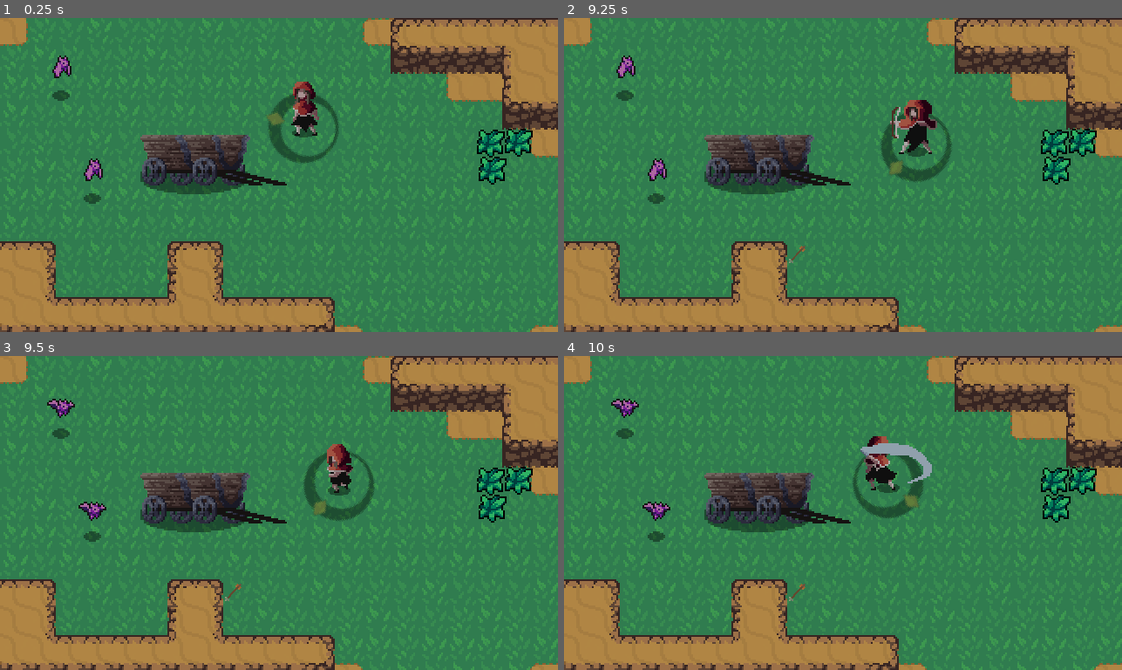
Above: before the commit, frames 1-4 (two rows, left to right).
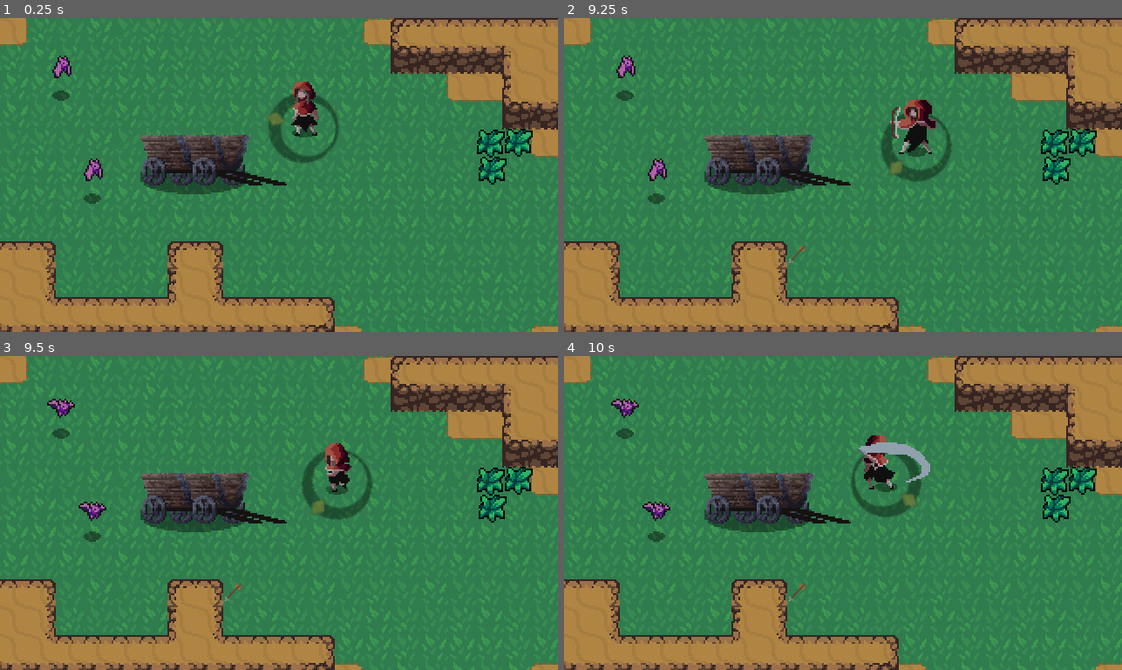
Above: after the commit, the same moments.

Repository: 2BytesGoat/godot-games
Game: Godot game, scene res://World/World.tscn
Same seed, same stepped clock (60 frames per second), same inputs: the game is played once before the commit and once after it.
Inputs (mouse positions are in pixels of both pictures, inside the frame that each line leads up to):
- Up to frame 1 (0.25 s): no input
- Up to frame 2 (9.25 s): move the mouse to (965, 159) at 0.52 s; hold Right (ui_right) 0.53-1.28 s; click (965, 159) at 0.6 s; move the mouse to (731, 190) at 1.27 s; hold Down (ui_down) 1.28-2.03 s; right-click (731, 190) at 1.35 s; move the mouse to (898, 105) at 2.02 s; hold Right (ui_right) 2.03-2.78 s; click (898, 105) at 2.1 s; move the mouse to (815, 237) at 2.77 s; hold Up (ui_up) 2.78-3.53 s; right-click (815, 237) at 2.85 s; move the mouse to (1010, 222) at 3.52 s; hold Left (ui_left) 3.53-5.03 s; click (1010, 222) at 3.6 s; move the mouse to (675, 127) at 4.27 s; right-click (675, 127) at 4.35 s; move the mouse to (870, 175) at 5.02 s; hold Down (ui_down) 5.03-5.78 s; click (870, 175) at 5.1 s; move the mouse to (759, 96) at 5.77 s; hold Right (ui_right) 5.78-6.53 s; right-click (759, 96) at 5.85 s; move the mouse to (965, 159) at 6.52 s; hold Up (ui_up) 6.53-7.28 s; click (965, 159) at 6.6 s; move the mouse to (731, 190) at 7.27 s; hold Right (ui_right) 7.28-8.03 s; right-click (731, 190) at 7.35 s; move the mouse to (898, 105) at 8.02 s; hold Down (ui_down) 8.03-8.78 s; click (898, 105) at 8.1 s; move the mouse to (815, 237) at 8.77 s; hold Left (ui_left) from 8.78 s (still down); right-click (815, 237) at 8.85 s
- Up to frame 3 (9.5 s): keep holding Left (ui_left)
- Up to frame 4 (10 s): move the mouse to (1010, 560) at 9.52 s; release Left (ui_left) at 9.53 s; hold Up (ui_up) from 9.53 s (still down); click (1010, 560) at 9.6 s

Frames 1-2 are identical in both runs. In frame 3, 0.6% of the frame differs, in the area x 54-68%, y 27-53%; in frame 4, 0.7%, in the area x 51-66%, y 25-52%.

Commit message:
Add collision layers

Diff:
--- a/hearthbeast_with_a_twist/Boxes/HitBox.tscn
+++ b/hearthbeast_with_a_twist/Boxes/HitBox.tscn
@@ -1,5 +1,7 @@
 [gd_scene format=2]
 
 [node name="HitBox" type="Area2D"]
+collision_layer = 0
+collision_mask = 0
 
 [node name="CollisionShape2D" type="CollisionShape2D" parent="."]
--- a/hearthbeast_with_a_twist/Boxes/HurtBox.tscn
+++ b/hearthbeast_with_a_twist/Boxes/HurtBox.tscn
@@ -1,5 +1,7 @@
 [gd_scene format=2]
 
 [node name="HurtBox" type="Area2D"]
+collision_layer = 0
+collision_mask = 0
 
 [node name="CollisionShape2D" type="CollisionShape2D" parent="."]
--- a/hearthbeast_with_a_twist/Player/Player.tscn
+++ b/hearthbeast_with_a_twist/Player/Player.tscn
@@ -220,6 +220,7 @@
 [sub_resource type="AnimationNodeStateMachinePlayback" id=19]
 
 [node name="Player" type="KinematicBody2D"]
+collision_layer = 2
 script = ExtResource( 2 )
 
 [node name="CursorPlayer" type="Sprite" parent="."]
@@ -254,6 +255,7 @@
 
 [node name="HitBox" parent="PlayerSpriteNode/SpritePlayer/HitBoxPivot" instance=ExtResource( 6 )]
 position = Vector2( 0, 0.125 )
+collision_mask = 8
 
 [node name="CollisionShape2D" parent="PlayerSpriteNode/SpritePlayer/HitBoxPivot/HitBox" index="0"]
 shape = SubResource( 20 )
--- a/hearthbeast_with_a_twist/Projectiles/Arrow.tscn
+++ b/hearthbeast_with_a_twist/Projectiles/Arrow.tscn
@@ -7,6 +7,8 @@
 extents = Vector2( 6.53295, 1.49814 )
 
 [node name="Arrow" type="KinematicBody2D"]
+collision_layer = 4
+collision_mask = 9
 script = ExtResource( 1 )
 
 [node name="Sprite" type="Sprite" parent="."]
--- a/hearthbeast_with_a_twist/World/Grass.tscn
+++ b/hearthbeast_with_a_twist/World/Grass.tscn
@@ -15,6 +15,7 @@
 texture = ExtResource( 1 )
 
 [node name="HurtBox" parent="." instance=ExtResource( 3 )]
+collision_layer = 8
 
 [node name="CollisionShape2D" parent="HurtBox" index="0"]
 position = Vector2( 8, 8 )
--- a/hearthbeast_with_a_twist/World/World.tscn
+++ b/hearthbeast_with_a_twist/World/World.tscn
@@ -507,6 +507,7 @@
 [node name="DirtCliffTileMap" type="TileMap" parent="."]
 tile_set = SubResource( 49 )
 cell_size = Vector2( 32, 32 )
+collision_mask = 0
 format = 1
 tile_data = PoolIntArray( 7, 0, 196608, 8, 0, 196609, 9, 0, 6, 10, 0, 2, 65545, 0, 131072, 65546, 0, 65543, 131082, 0,  …(240 unchanged characters)…
 
--- a/hearthbeast_with_a_twist/project.godot
+++ b/hearthbeast_with_a_twist/project.godot
@@ -89,3 +89,10 @@
 "events": [ Object(InputEventMouseButton,"resource_local_to_scene":false,"resource_name":"","device":0,"alt":false,"shi …(212 unchanged characters)…
  ]
 }
+
+[layer_names]
+
+2d_physics/layer_1="World"
+2d_physics/layer_2="Player"
+2d_physics/layer_3="PlayerHurtBox"
+2d_physics/layer_4="EnemyHurtBox"
